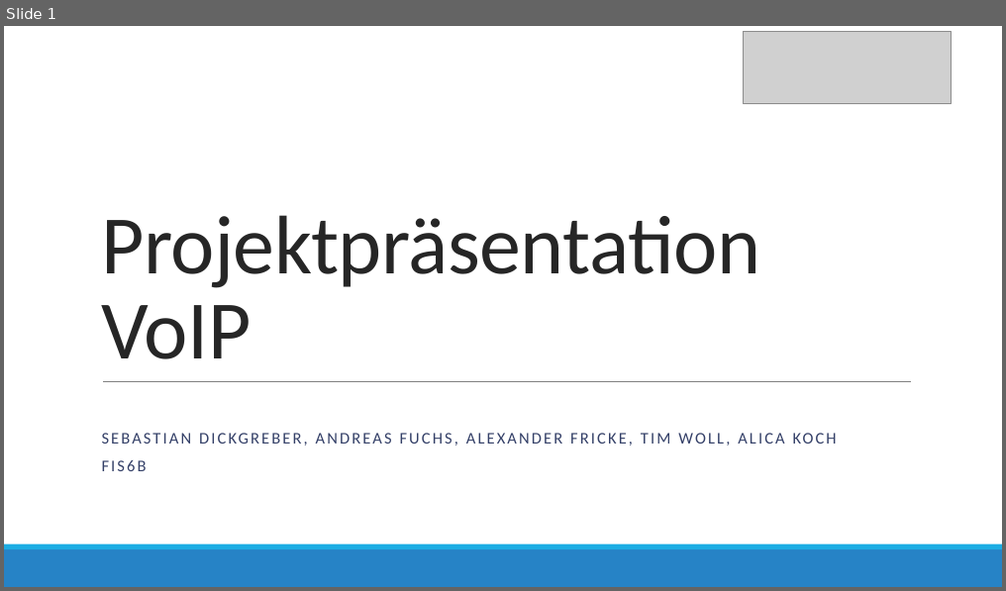
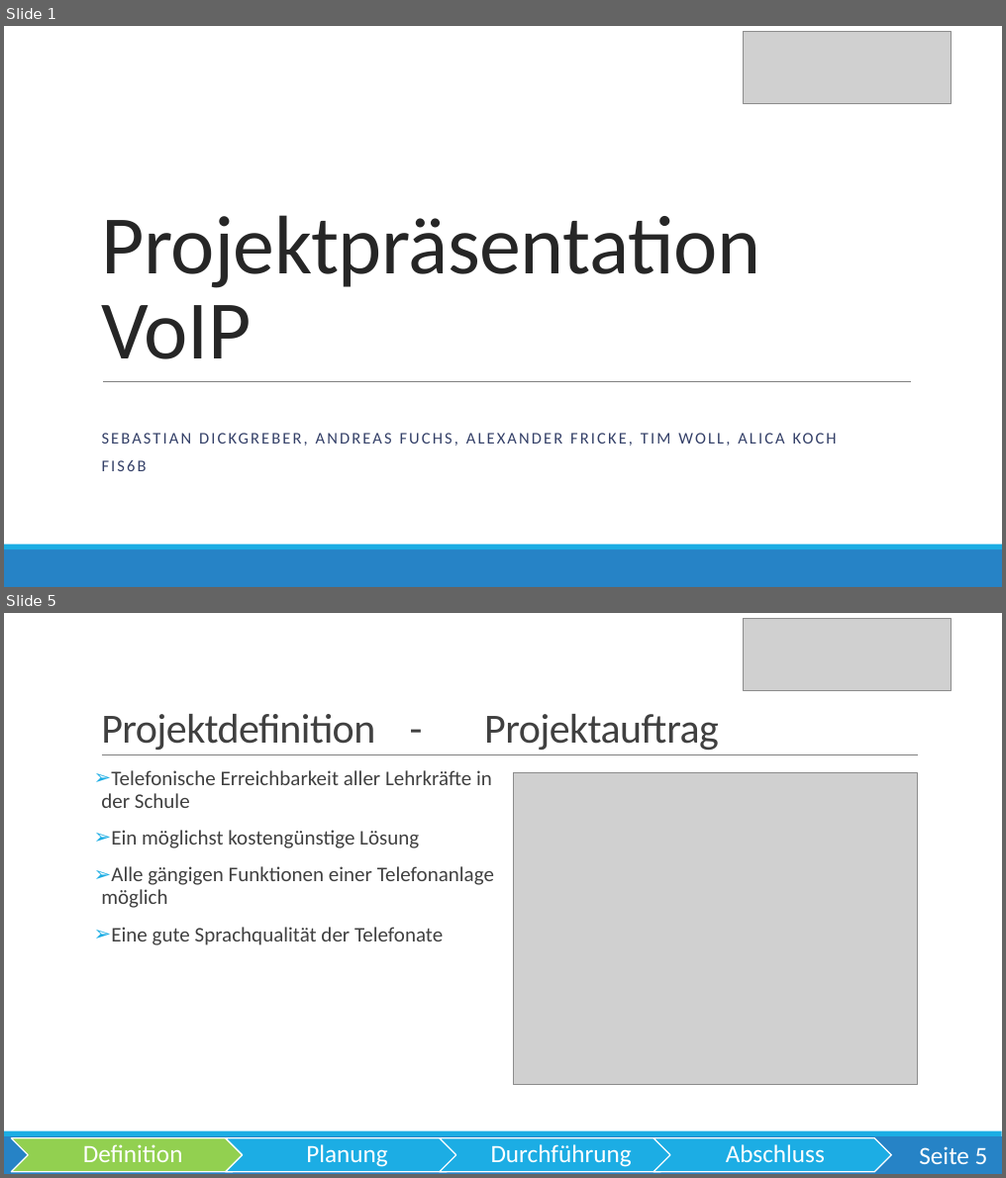
Before and after one commit to OberstufenprojektVOIP/OSP_VOIP, a slide deck: Pr-sentation/Präsentation VoIP Echt.pptx. Shown one above the other, each under a label of ours: slide 1 before the commit, slides 1 and 5 after it; the slides between them are not shown. The pictures are 1006x591 and 1006x1178 pixels, drawn with LibreOffice and Linux fonts; fonts in the diff are those of the drawing; grey boxes stand for pictures. Boxes give left, top, right and bottom in pixels: in the first picture for what was removed or moved away, otherwise in the second. Text is boxed around its words. In the diff, an @@ line names an element or a change of style, - is before the commit and + after.

```diff
--- a/Pr-sentation/Präsentation VoIP Echt.pptx
+++ b/Pr-sentation/Präsentation VoIP Echt.pptx
@@ slide 5 added at [4, 613, 1002, 1174], background #FFFFFF; not listed: 2 template elements that a slide beside it also shows @@
@@ picture added at [744, 618, 951, 691] @@
@@ title added at [101, 714, 719, 750], 40 pt, text #404040 @@
+Projektdefinition - Projektauftrag
@@ line added from (102, 756) to (918, 756), #808080 0.5 pt @@
@@ text added at [101, 770, 494, 946], 20 pt, text #404040 @@
+➢ Telefonische Erreichbarkeit aller Lehrkräfte in der Schule
+➢ Ein möglichst kostengünstige Lösung
+➢ Alle gängigen Funktionen einer Telefonanlage möglich
+➢ Eine gute Sprachqualität der Telefonate
@@ picture added at [513, 772, 918, 1085] @@
@@ group added at [12, 1139, 892, 1172]: 4 chevrons, 4 texts @@
+Definition
+Planung
+Durchführung
+Abschluss
@@ page number added at [919, 1147, 988, 1164], 24 pt, text #FFFFFF @@
+Seite 5
```
Also in this commit, not shown: 8 slides changed, 9 other slides added, 1 slide removed.
